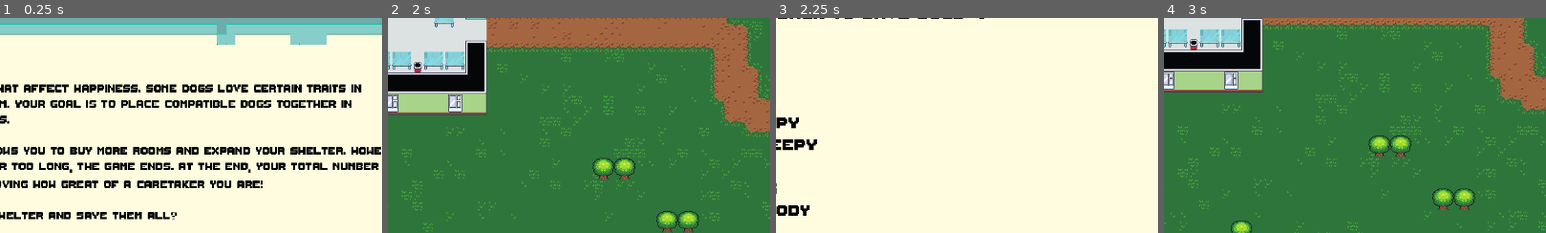
Above: before the commit, frames 1-4 (left to right).
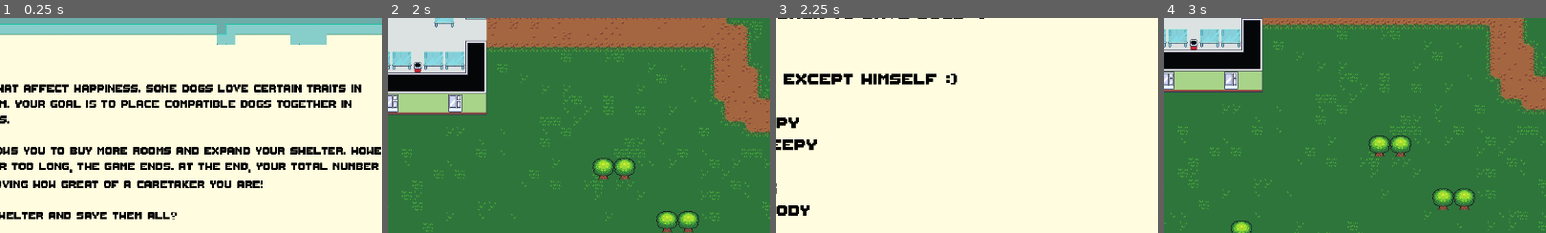
Above: after the commit, the same moments.

Repository: Tausva/DogShelter
Game: Godot game, scene res://scenes/game_menu/game_menu.tscn
Same seed, same stepped clock (60 frames per second), same inputs: the game is played once before the commit and once after it.
Inputs (mouse positions are % of the whole screen's width and height, from its top left):
- Up to frame 1 (0.25 s): no input
- Up to frame 2 (2 s): click (76, 87) at 0.5 s; move the mouse to (72, 45) at 1.27 s; hold D (Right) from 1.28 s (still down); click (72, 45) at 1.42 s
- Up to frame 3 (2.25 s): release D (Right) at 2 s; click (98, 4) at 2 s
- Up to frame 4 (3 s): click (83, 76) at 2.75 s
The pictures show only the part of the screen within x 38-88%, y 12-62%; the shares and areas given below are measured in that part.

Frames 1-2 are identical in both runs. In frame 3, 1.6% of the frame differs, in the area x 2-48%, y 25-32%; in frame 4, nothing differs.

Commit message:
minor change

Diff:
--- a/scenes/pause_menu/pause_menu.gd
+++ b/scenes/pause_menu/pause_menu.gd
@@ -47,7 +47,7 @@
 	if resource.hated_traits.is_empty():
 		$Description.text += name + " Likes everybody\n"
 	elif resource.hated_traits.size() == 6:
-		$Description.text += name + " Hates everybody\n"
+		$Description.text += name + " Hates everybody except himself :)\n"
 	else:
 		var hate = []
 		for hate_trait in resource.hated_traits:
